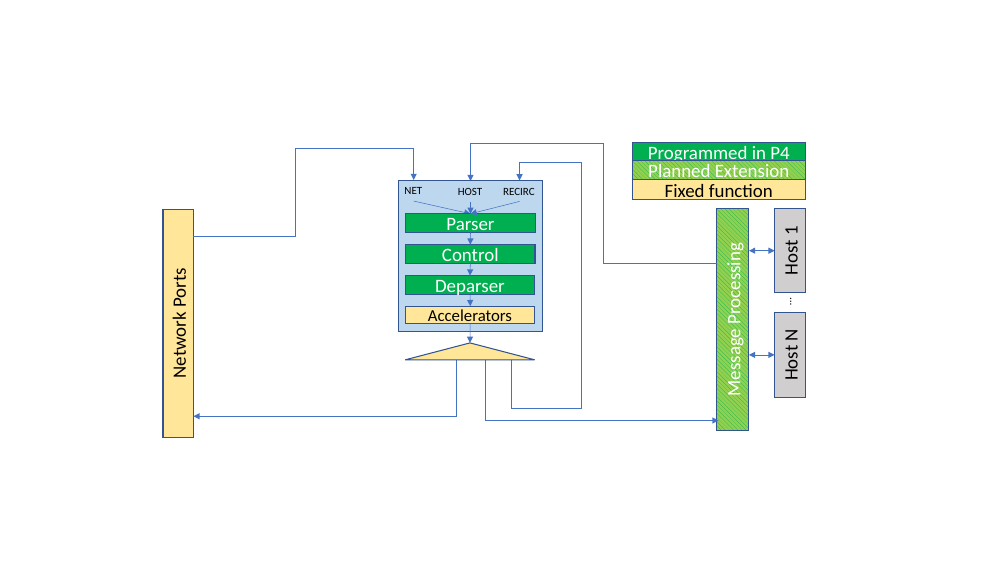
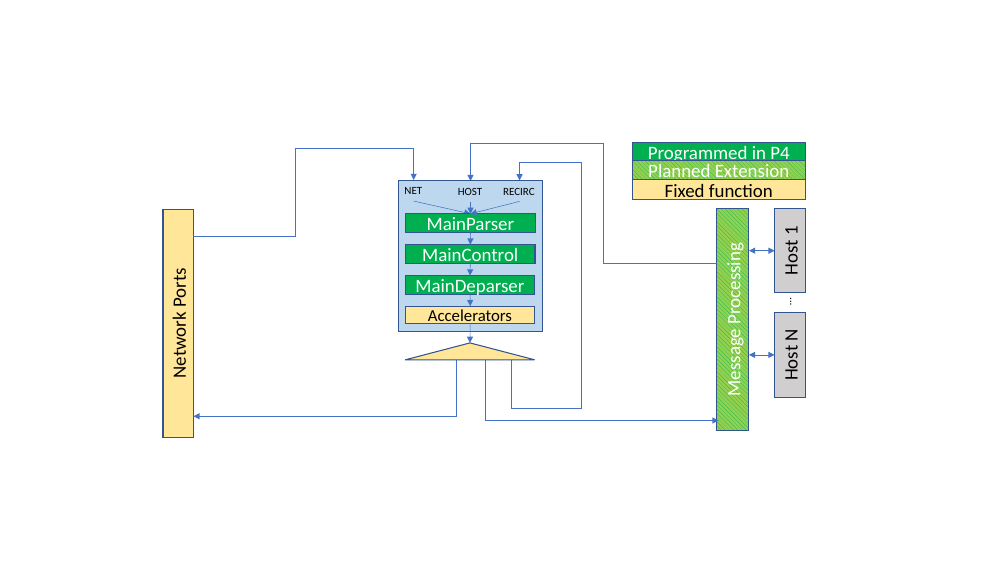
Before and after one commit to p4lang/pna, a slide deck: slide 1 of figs/flex-routing-arch.pptx. Drawn at 1008x567 pixels with LibreOffice and Linux fonts; fonts in the diff are those of the drawing. Boxes give left, top, right and bottom in pixels: in the first picture for what was removed or moved away, otherwise in the second. Text is boxed around its words. In the diff, an @@ line names an element or a change of style, - is before the commit and + after.

```diff
--- a/figs/flex-routing-arch.pptx
+++ b/figs/flex-routing-arch.pptx
@@ text in rectangle at <box>427,217,514,236</box>: text changed @@
-Parser
+MainParser
@@ text in rectangle at <box>422,248,518,267</box>: text changed @@
-Control
+MainControl
@@ text in rectangle at <box>415,279,524,297</box>: text changed @@
-Deparser
+MainDeparser
```
Also in this commit, not shown: 2 other files.
